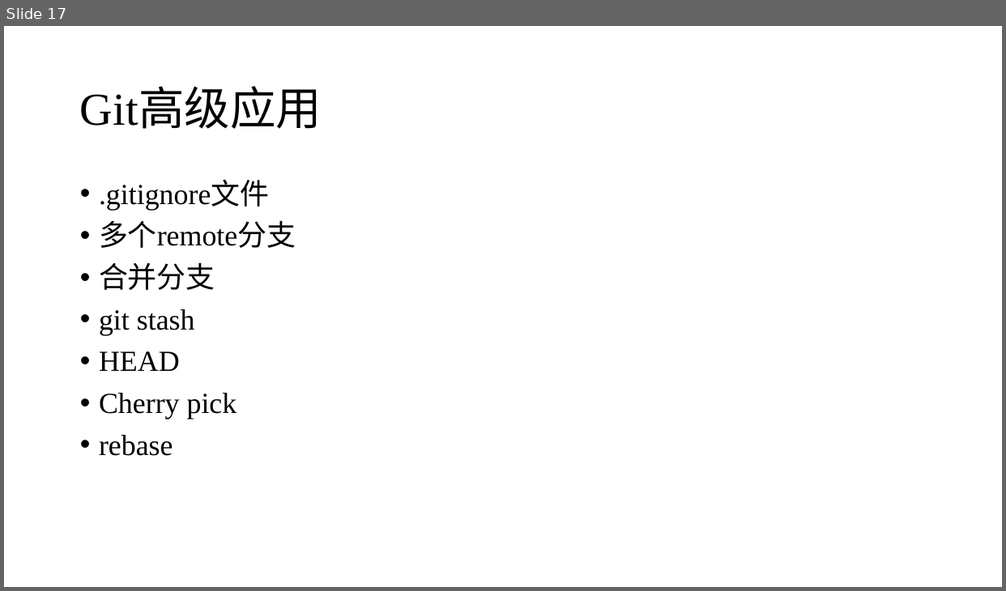
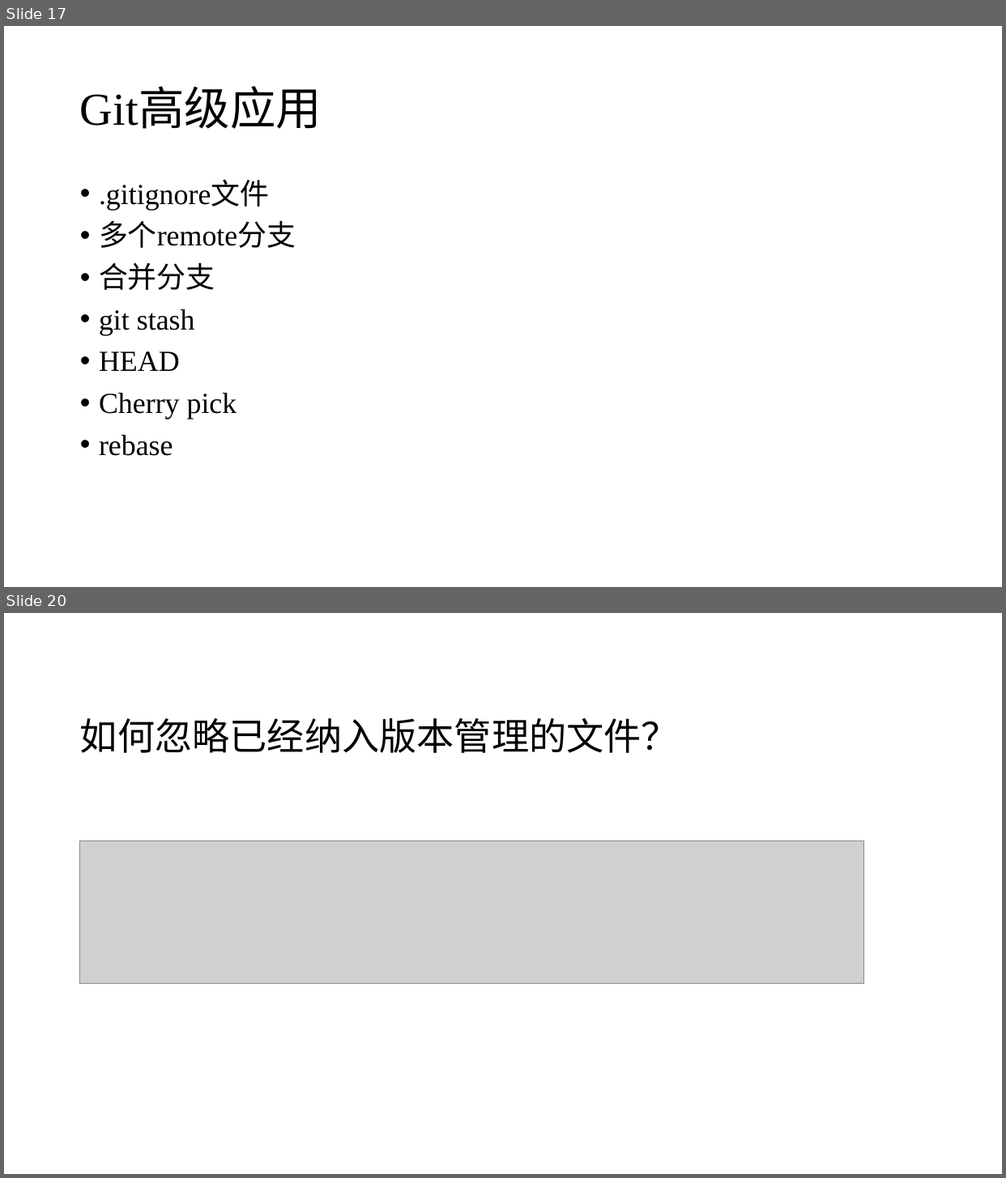
Before and after one commit to seahurt/lecture, a slide deck: using_git.pptx. Shown one above the other, each under a label of ours: slide 17 before the commit, slides 17 and 20 after it; the slides between them are not shown. The pictures are 1006x591 and 1006x1178 pixels, drawn with LibreOffice and Linux fonts; fonts in the diff are those of the drawing; grey boxes stand for pictures. Boxes give left, top, right and bottom in pixels: in the first picture for what was removed or moved away, otherwise in the second. Text is boxed around its words. In the diff, an @@ line names an element or a change of style, - is before the commit and + after.

```diff
--- a/using_git.pptx
+++ b/using_git.pptx
@@ slide 20 added at [4,613,1002,1174], background #FFFFFF @@
@@ title added at [80,718,679,753], 36 pt, text #000000 @@
+如何忽略已经纳入版本管理的文件？
@@ picture added at [79,841,863,983] @@
```
Also in this commit, not shown: 5 slides changed, 14 other slides added, 9 slides removed.
